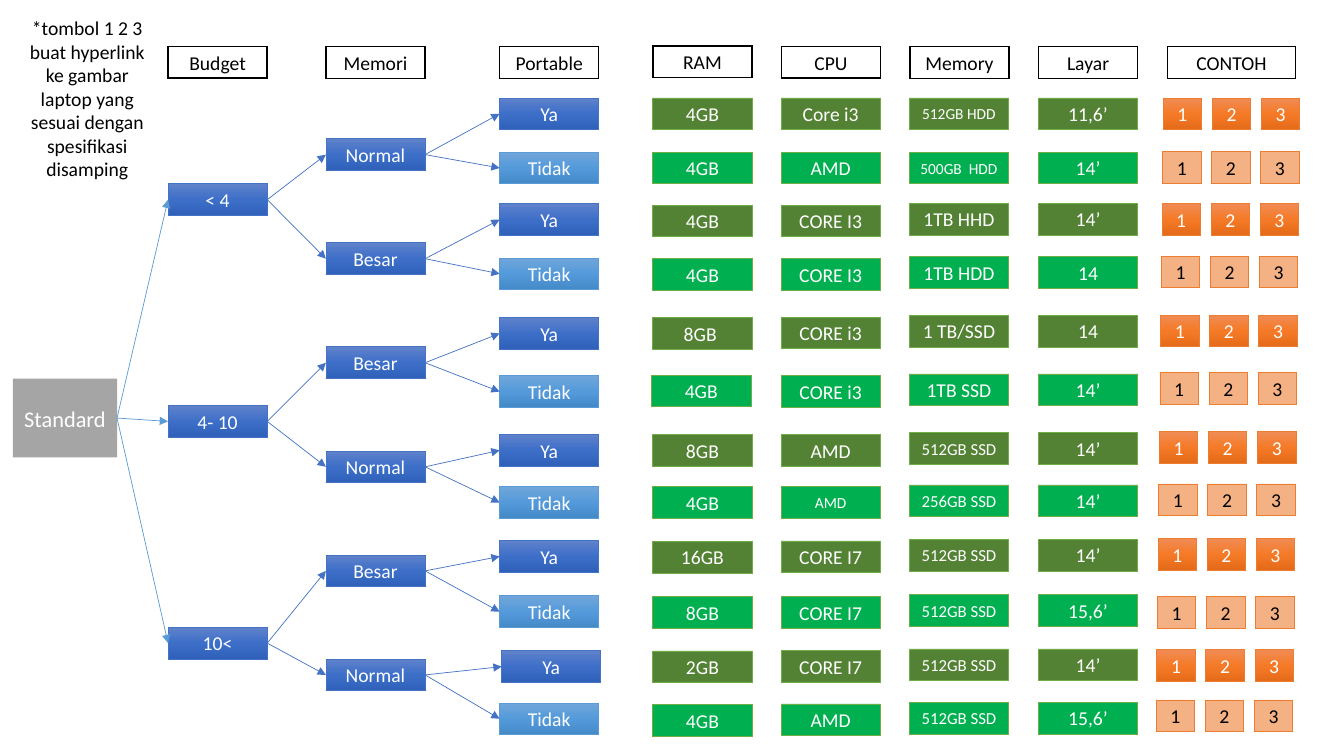
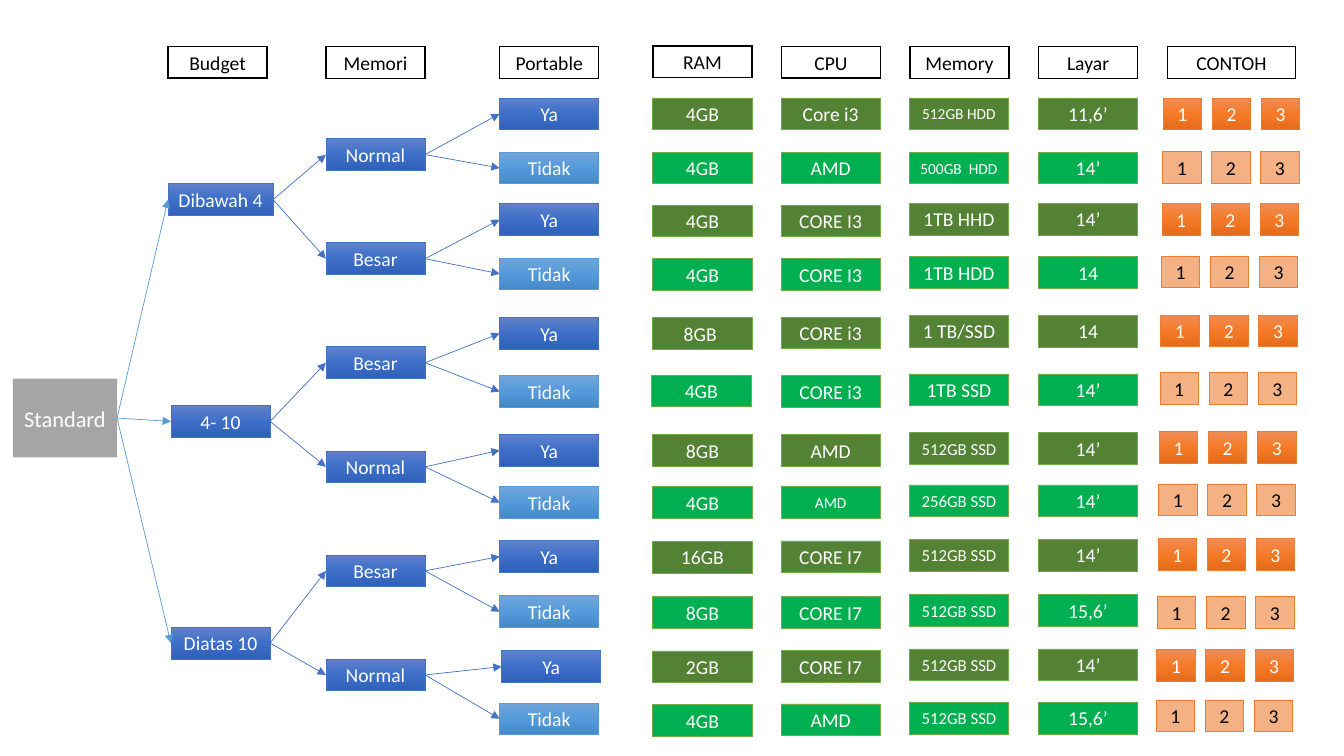
Before and after one commit to R124L-Tech/rekomendasi-laptop, a slide deck: slide 2 of files/Rules.pptx. Drawn at 1344x756 pixels with LibreOffice and Linux fonts; fonts in the diff are those of the drawing. Boxes give left, top, right and bottom in pixels: in the first picture for what was removed or moved away, otherwise in the second. Text is boxed around its words. In the diff, an @@ line names an element or a change of style, - is before the commit and + after.

```diff
--- a/files/Rules.pptx
+++ b/files/Rules.pptx
@@ text removed at [30, 21, 145, 180] @@
-*tombol 1 2 3 buat hyperlink ke gambar laptop yang sesuai dengan spesifikasi disamping
@@ arrow moved from (267, 200) - (326, 154) to (273, 200) - (326, 154) @@
@@ rectangle "Dibawah 4": place and size @@
-rectangle "Dibawah 4" at [168, 184, 267, 215]
+rectangle "Dibawah 4" at [168, 184, 273, 215]
@@ text in rectangle at [178, 193, 263, 207]: text changed @@
-< 4
+Dibawah 4
@@ arrow moved from (267, 200) - (326, 259) to (273, 200) - (326, 259) @@
@@ arrow moved from (117, 418) - (168, 643) to (117, 418) - (171, 643) @@
@@ arrow moved from (117, 418) - (168, 421) to (117, 418) - (171, 421) @@
@@ text in rectangle at [184, 636, 257, 650]: text changed @@
-10<
+Diatas 10
@@ 4 arrows: place and size @@
-4 arrows at [267, 363, 326, 676]
+4 arrows at [270, 363, 326, 676]
```
Also in this commit, not shown: 5 other slides changed, 3 other files.
